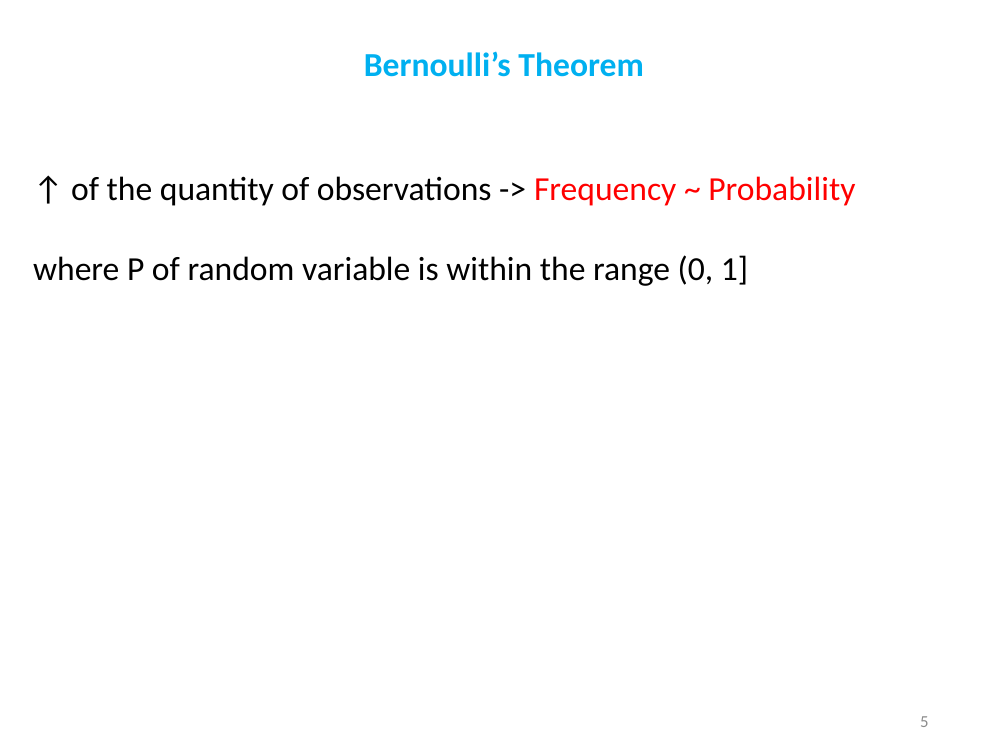
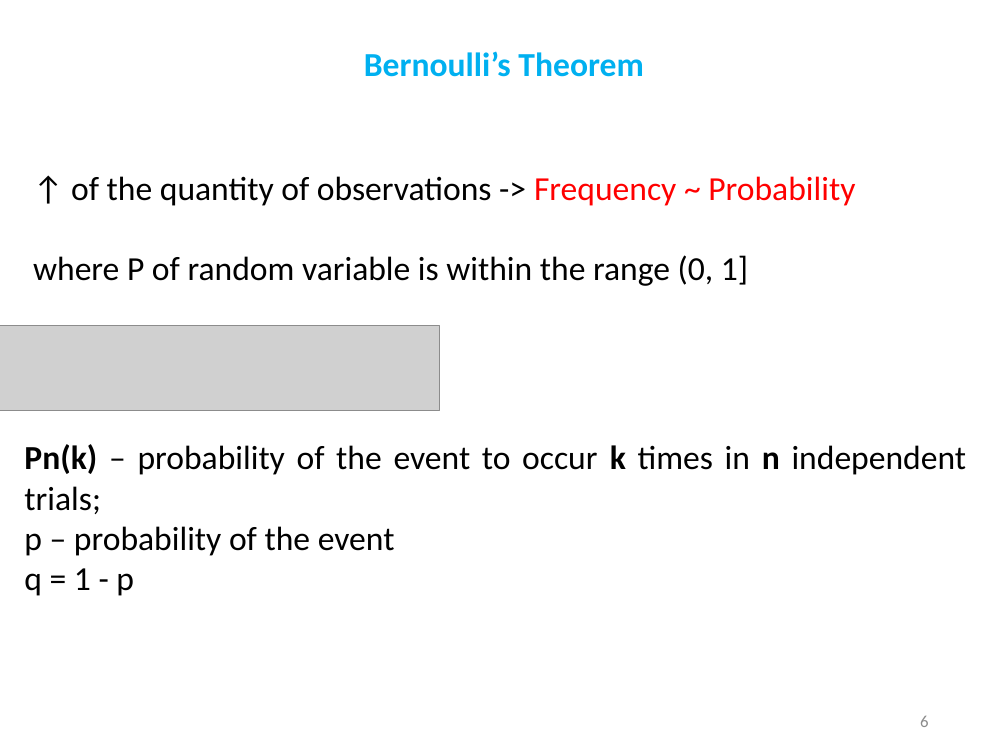
Before and after one commit to demydd/Basic-Machine-Learning-Course-for-Developers, a slide deck: slide 6 of Distributions.pptx (slide 5 before the commit). Drawn at 1008x756 pixels with LibreOffice and Linux fonts; fonts in the diff are those of the drawing; grey boxes stand for pictures. Boxes give left, top, right and bottom in pixels: in the first picture for what was removed or moved away, otherwise in the second. Text is boxed around its words. In the diff, an @@ line names an element or a change of style, - is before the commit and + after.

```diff
--- a/Distributions.pptx
+++ b/Distributions.pptx
@@ picture added at (0,326,439,410) @@
@@ text added at (24,444,967,596), 24 pt, text #000000 @@
+Pn(k) – probability of the event to occur k times in n independent trials;
+p – probability of the event
+q = 1 - p
@@ page number at (920,716,928,727): text changed @@
-5
+6
```
Also in this commit, not shown: 6 other slides changed, 2 slides added, 1 other file.
